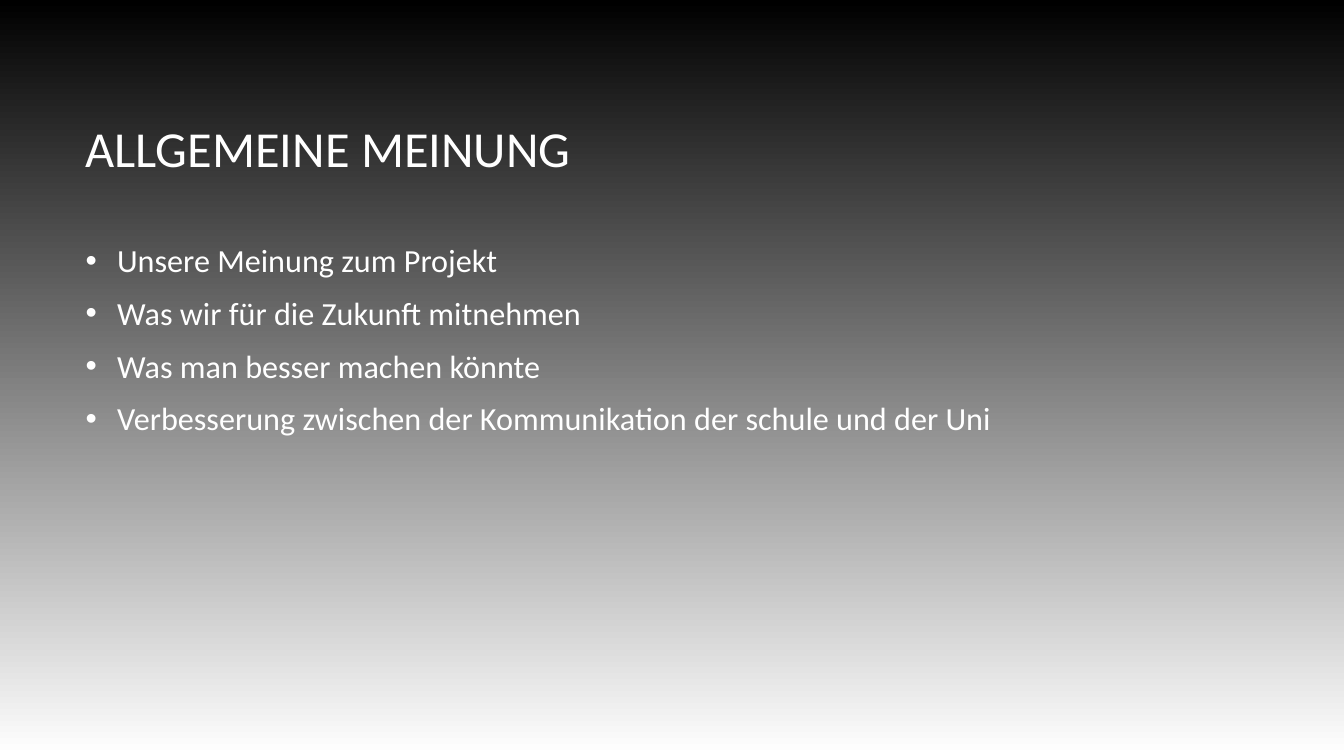
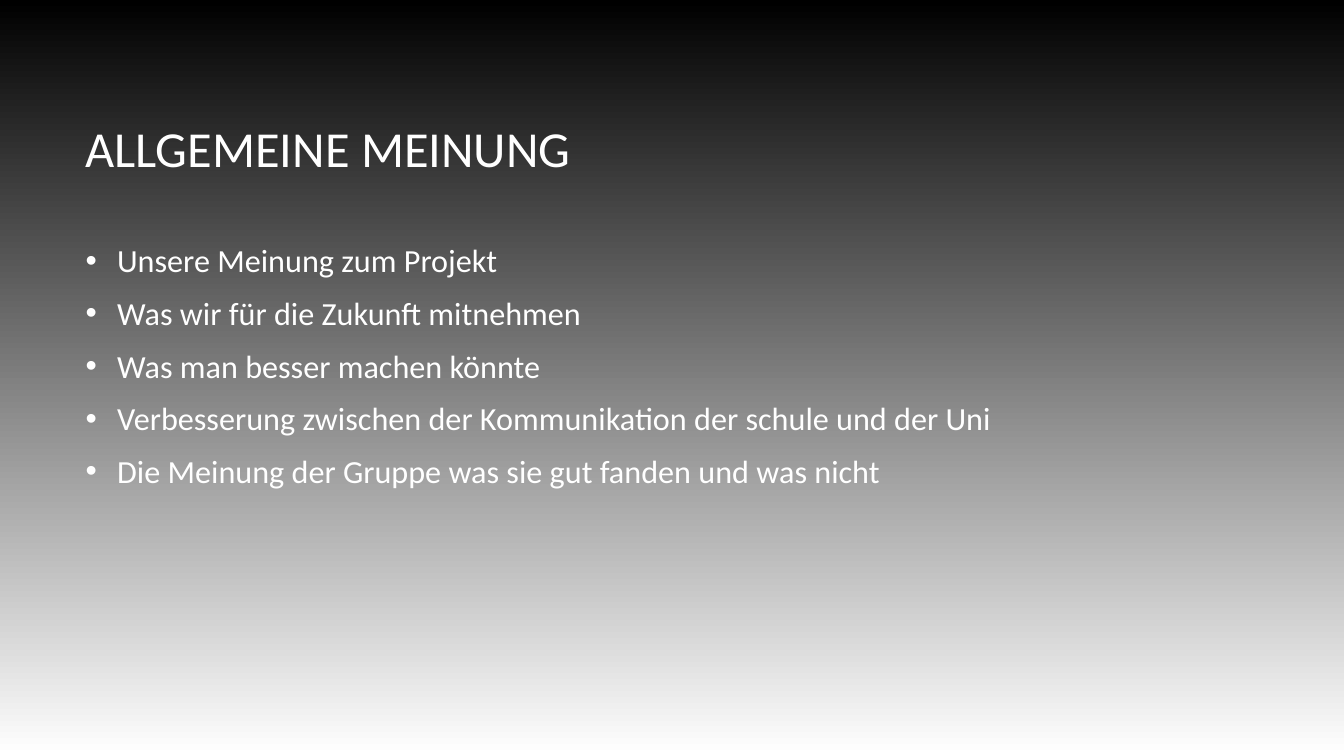
Before and after one commit to I8pieunihaspel/Uniprojekt, a slide deck: slide 12 of Präsentation/Uni-Projekt.odp (slide 11 before the commit). Drawn at 1344x756 pixels with LibreOffice and Linux fonts; fonts in the diff are those of the drawing; background and template pictures are left out. Boxes give left, top, right and bottom in pixels: in the first picture for what was removed or moved away, otherwise in the second. Text is boxed around its words. In the diff, an @@ line names an element or a change of style, - is before the commit and + after.

```diff
--- a/Präsentation/Uni-Projekt.odp
+++ b/Präsentation/Uni-Projekt.odp
@@ text at <box>117,461,879,489</box>: paragraph added @@
+• Die Meinung der Gruppe was sie gut fanden und was nicht
```
Also in this commit, not shown: 2 other slides changed, 2 slides added, 5 slides removed.
